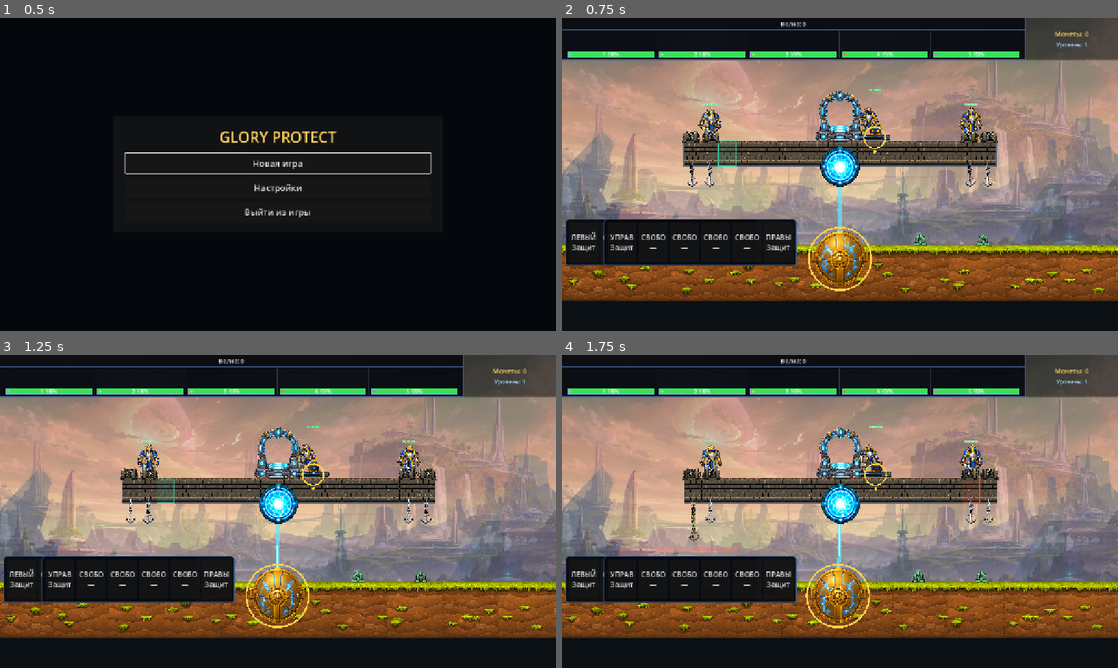
Above: before the commit, frames 1-4 (two rows, left to right).
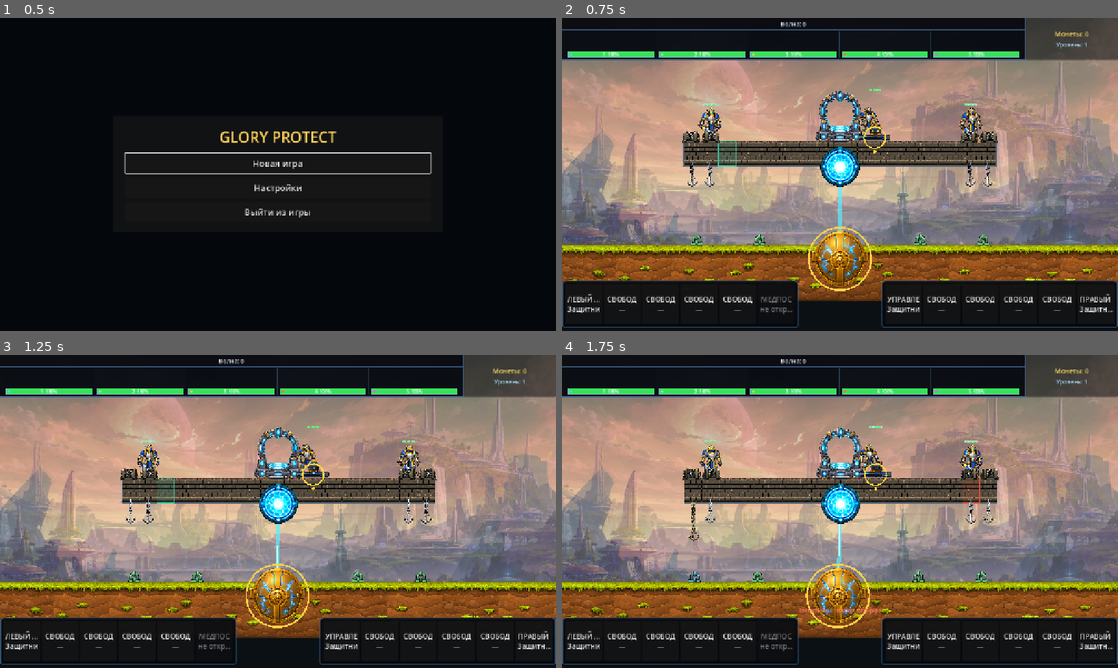
Above: after the commit, the same moments.

Repository: bageus/GloryProtect
Game: Godot game, scene res://scenes/app/app_shell.tscn
The game is run twice, just before and just after one commit, with the same random seed, the same clock (stepped at 60 frames per second) and the same inputs.
Inputs (mouse positions are in pixels of both pictures, inside the frame that each line leads up to):
- Up to frame 1 (0.5 s): no input
- Up to frame 2 (0.75 s): click "Новая игра" at 0.5 s
- Up to frame 3 (1.25 s): no input
- Up to frame 4 (1.75 s): tap Enter (ui_accept) at 1.25, 1.52 s; move the mouse to (962, 495) at 1.27 s; hold X (gp_assign_right_anchor) from 1.28 s (still down); hold 1 (gp_anchor_1) from 1.28 s (still down); click (962, 495) at 1.42 s

Frame 1 is identical in both runs. In frame 2, 13% of the frame differs, in the area x 0-100%, y 64-99%; in frame 3, 13%; in frame 4, 13%, in the area x 0-100%, y 60-99%.

Commit message:
Restore crew HUD anchoring and keep defender menu on screen

Diff:
--- a/scripts/ui/crew_command_panel_view.gd
+++ b/scripts/ui/crew_command_panel_view.gd
@@ -1,14 +1,19 @@
 class_name CrewCommandPanelView
 extends RefCounted
 
-const NORMAL_CONTEXT_TOP: float = -330.0
-const DEFENDER_CONTEXT_TOP: float = -640.0
+const NORMAL_CONTEXT_HEIGHT: float = 182.0
+const DEFENDER_CONTEXT_HEIGHT: float = 480.0
+const CONTEXT_BOTTOM_OFFSET: float = -148.0
+const CONTEXT_TOP_MARGIN: float = 12.0
+const CONTEXT_HALF_WIDTH: float = 210.0
 
 var _host: Control
 var _slot_buttons: Array[Button] = []
 var _context_panel: PanelContainer
+var _context_scroll: ScrollContainer
 var _context_box: VBoxContainer
 var _feedback_label: Label
+var _requested_context_height: float = NORMAL_CONTEXT_HEIGHT
 
 
 func build(
@@ -18,8 +23,10 @@
 	slot_pressed: Callable
 ) -> void:
 	_host = host
-	_host.set_anchors_preset(Control.PRESET_BOTTOM_WIDE)
-	_host.offset_top = -142.0
+	_host.set_anchors_and_offsets_preset(Control.PRESET_FULL_RECT)
+	_host.mouse_filter = Control.MOUSE_FILTER_IGNORE
+	if not _host.resized.is_connected(_fit_context_panel):
+		_host.resized.connect(_fit_context_panel)
 	_build_side_panel(true, 0, left_slot_count, slot_pressed)
 	_build_side_panel(false, left_slot_count, total_slot_count, slot_pressed)
 	_build_context_panel()
@@ -48,7 +55,7 @@
 	assign_pressed: Callable,
 	close_pressed: Callable
 ) -> void:
-	_prepare_context(NORMAL_CONTEXT_TOP)
+	_prepare_context(NORMAL_CONTEXT_HEIGHT)
 	_add_context_title(String(description["title"]))
 	if not bool(description["available"]):
 		_add_centered_label("Пост появится после получения улучшения")
@@ -74,7 +81,7 @@
 	type_pressed: Callable,
 	close_pressed: Callable
 ) -> void:
-	_prepare_context(NORMAL_CONTEXT_TOP)
+	_prepare_context(NORMAL_CONTEXT_HEIGHT)
 	_add_context_title("Защитник %d — тип" % (defender_id + 1))
 	_add_type_buttons(
 		defender_id,
@@ -95,7 +102,7 @@
 	free_pressed: Callable,
 	close_pressed: Callable
 ) -> void:
-	_prepare_context(DEFENDER_CONTEXT_TOP)
+	_prepare_context(DEFENDER_CONTEXT_HEIGHT)
 	_add_context_title("Защитник %d" % (defender_id + 1))
 	_add_section_label("ТИП БОЙЦА")
 	_add_type_buttons(
@@ -154,6 +161,10 @@
 	return result
 
 
+func get_context_rect() -> Rect2:
+	return _context_panel.get_rect()
+
+
 func _build_side_panel(
 	is_left: bool,
 	begin: int,
@@ -168,13 +179,13 @@
 	if is_left:
 		panel.anchor_left = 0.0
 		panel.anchor_right = 0.5
-		panel.offset_left = 8.0
+		panel.offset_left = 0.0
 		panel.offset_right = -96.0
 	else:
 		panel.anchor_left = 0.5
 		panel.anchor_right = 1.0
 		panel.offset_left = 96.0
-		panel.offset_right = -8.0
+		panel.offset_right = 0.0
 	panel.add_theme_stylebox_override("panel", _make_panel_style())
 	panel.mouse_filter = Control.MOUSE_FILTER_STOP
 	_host.add_child(panel)
@@ -189,7 +200,7 @@
 	margin.add_child(row)
 	for slot_index: int in range(begin, end):
 		var button := Button.new()
-		button.custom_minimum_size = Vector2(68.0, 92.0)
+		button.custom_minimum_size = Vector2(56.0, 92.0)
 		button.size_flags_horizontal = Control.SIZE_EXPAND_FILL
 		button.text_overrun_behavior = TextServer.OVERRUN_TRIM_ELLIPSIS
 		button.pressed.connect(slot_pressed.bind(slot_index))
@@ -200,10 +211,7 @@
 func _build_context_panel() -> void:
 	_context_panel = PanelContainer.new()
 	_context_panel.set_anchors_preset(Control.PRESET_CENTER_BOTTOM)
-	_context_panel.offset_left = -210.0
-	_context_panel.offset_top = NORMAL_CONTEXT_TOP
-	_context_panel.offset_right = 210.0
-	_context_panel.offset_bottom = -148.0
+	_context_panel.offset_bottom = CONTEXT_BOTTOM_OFFSET
 	_context_panel.add_theme_stylebox_override("panel", _make_context_style())
 	_context_panel.mouse_filter = Control.MOUSE_FILTER_STOP
 	_context_panel.visible = false
@@ -214,9 +222,17 @@
 	margin.add_theme_constant_override("margin_right", 12)
 	margin.add_theme_constant_override("margin_bottom", 10)
 	_context_panel.add_child(margin)
+	_context_scroll = ScrollContainer.new()
+	_context_scroll.horizontal_scroll_mode = ScrollContainer.SCROLL_MODE_DISABLED
+	_context_scroll.vertical_scroll_mode = ScrollContainer.SCROLL_MODE_AUTO
+	_context_scroll.size_flags_horizontal = Control.SIZE_EXPAND_FILL
+	_context_scroll.size_flags_vertical = Control.SIZE_EXPAND_FILL
+	margin.add_child(_context_scroll)
 	_context_box = VBoxContainer.new()
+	_context_box.size_flags_horizontal = Control.SIZE_EXPAND_FILL
 	_context_box.add_theme_constant_override("separation", 5)
-	margin.add_child(_context_box)
+	_context_scroll.add_child(_context_box)
+	_fit_context_panel()
 
 
 func _build_feedback_label() -> void:
@@ -233,10 +249,32 @@
 	_host.add_child(_feedback_label)
 
 
-func _prepare_context(top_offset: float) -> void:
+func _prepare_context(requested_height: float) -> void:
 	_clear_children(_context_box)
-	_context_panel.offset_top = top_offset
+	_requested_context_height = requested_height
+	_fit_context_panel()
+	_context_scroll.scroll_vertical = 0
 	_context_panel.visible = true
+
+
+func _fit_context_panel() -> void:
+	if _host == null or _context_panel == null:
+		return
+	var host_size: Vector2 = _host.size
+	var available_height: float = _requested_context_height
+	if host_size.y > 0.0:
+		available_height = maxf(
+			160.0,
+			host_size.y + CONTEXT_BOTTOM_OFFSET - CONTEXT_TOP_MARGIN
+		)
+	var panel_height: float = minf(_requested_context_height, available_height)
+	var half_width: float = CONTEXT_HALF_WIDTH
+	if host_size.x > 0.0:
+		half_width = minf(CONTEXT_HALF_WIDTH, maxf(140.0, host_size.x * 0.5 - 12.0))
+	_context_panel.offset_left = -half_width
+	_context_panel.offset_right = half_width
+	_context_panel.offset_bottom = CONTEXT_BOTTOM_OFFSET
+	_context_panel.offset_top = CONTEXT_BOTTOM_OFFSET - panel_height
 
 
 func _add_context_title(text: String) -> void:
